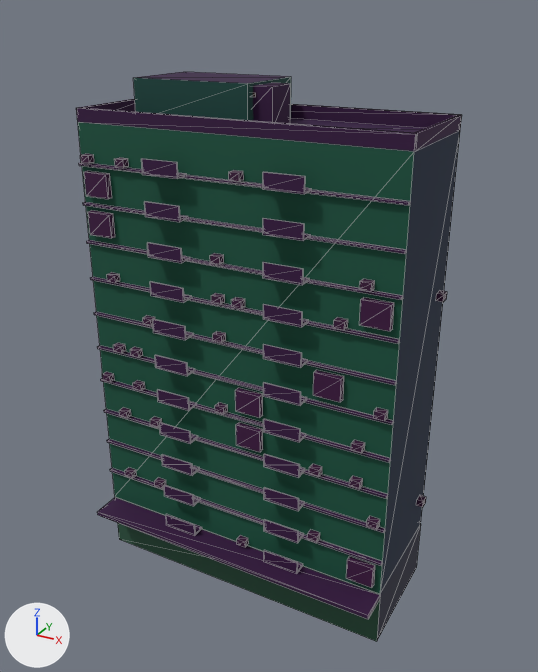
One commit to the glTF model public/assets/buildings/slab_f.glb: the scene before it, then after it.
The view is the same before and after, from a 50 mm lens placed at (26.6, -47.4, 45.4), pointed at (0.9, -0.7, 22.0). Lighting does not change. The marker at lower left points along +X, +Y and +Z. The picture after the commit comes second. Mesh edges are drawn as thin lines. Where no turn or scale is listed for an object, it has been applied to the vertices. Vertices at exactly the same position are counted once.

In view in the first picture: 'slab_f'.
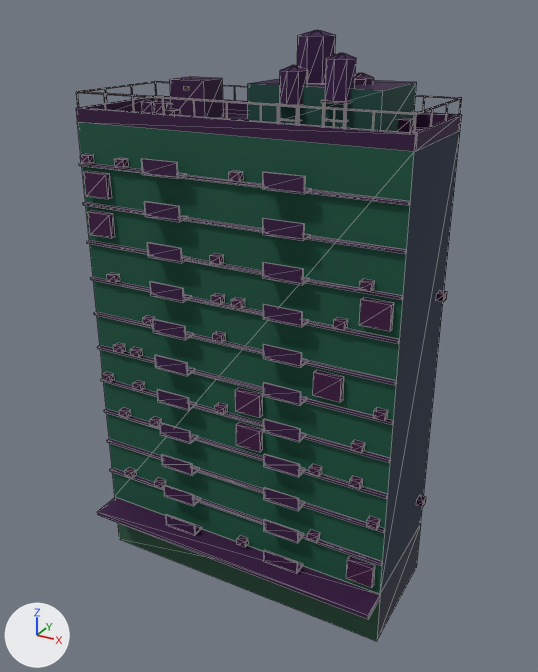
Where the newer file only moved an object's origin or applied its transform, the numbers keep the older frame.

Where the change shows, as pixel boxes [x1, y1, x2, y2] in the pictures (538 x 672 px):
'slab_f', reshaped (7% taller): before [76, 72, 462, 642]; after [76, 30, 462, 642]
part 1 of me_slab_f, added: after [141, 101, 158, 113]
part 2 of me_slab_f, added: after [153, 102, 170, 114]
part 3 of me_slab_f, added: after [398, 118, 414, 133]
part 4 of me_slab_f, added: after [321, 99, 351, 104]
part 5 of me_slab_f, built on: before [133, 72, 291, 120]; after [76, 30, 462, 134]

What changed in the scene script:
```text
Change me_slab_f:
    used by ob_slab_f; location = (0.0, -1.2, 20.4)
    remove me_slab_f.from_pydata(...)  # 752 vertices, 966 faces; spans x -13.3..13.3, y -6.0..6.0, z -20.4..20.4
    add me_slab_f.from_pydata(...)  # 1408 vertices, 1792 faces; spans x -13.3..13.3, y -6.0..6.0, z -20.4..23.7
    me_slab_f part 1: the loose piece of 8 vertices spanning x -9.6..0.0, y -0.8..5.6, z 17.4..20.4 is copied, and the copy is scaled about its middle by (0.104, 0.125, 0.3), then moved by (-6.3, 0.4, -1.0); it spans x -11.6..-10.6, y 2.4..3.3, z 17.4..18.3
    me_slab_f part 2: the loose piece of 8 vertices spanning x -9.6..0.0, y -0.8..5.6, z 17.4..20.4 is copied, and the copy is scaled about its middle by (0.104, 0.125, 0.3), then moved by (-5.1, 0.4, -1.0); it spans x -10.4..-9.4, y 2.4..3.3, z 17.4..18.3
    me_slab_f part 3: the loose piece of 8 vertices spanning x -1.5..1.5, y -0.1..2.5, z 17.4..20.2 is copied, and the copy is scaled about its middle by (0.334, 0.308, 0.322), then moved by (9.9, 1.6, -0.9); it spans x 9.4..10.4, y 2.4..3.3, z 17.4..18.3
    me_slab_f part 4: a new loose piece, a box spanning x 5.71..7.49, y -1.34..0.44, z 19.54..19.69, in mat_m_facade
    me_slab_f part 5: 15 vertices moved from x -9.6..1.5, y -0.8..5.6, z 17.4..20.4 to x -8.1..-5.1, y -0.8..4.1, z 17.4..20.2; 1 vertex removed from x -9.6, y 5.6, z 17.4; 465 vertices added at x -12.7..12.7, y -3.5..5.9, z 17.4..23.7
    other edits to the shape of me_slab_f do not show in these pictures
```
